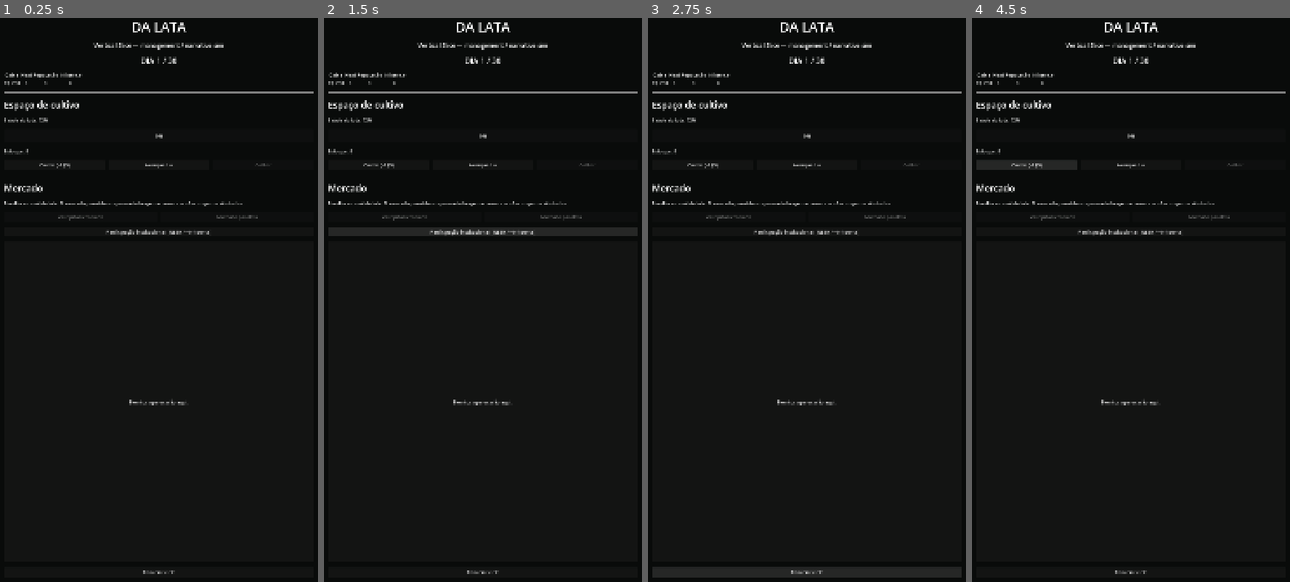
Above: before the commit, frames 1-4 (left to right).
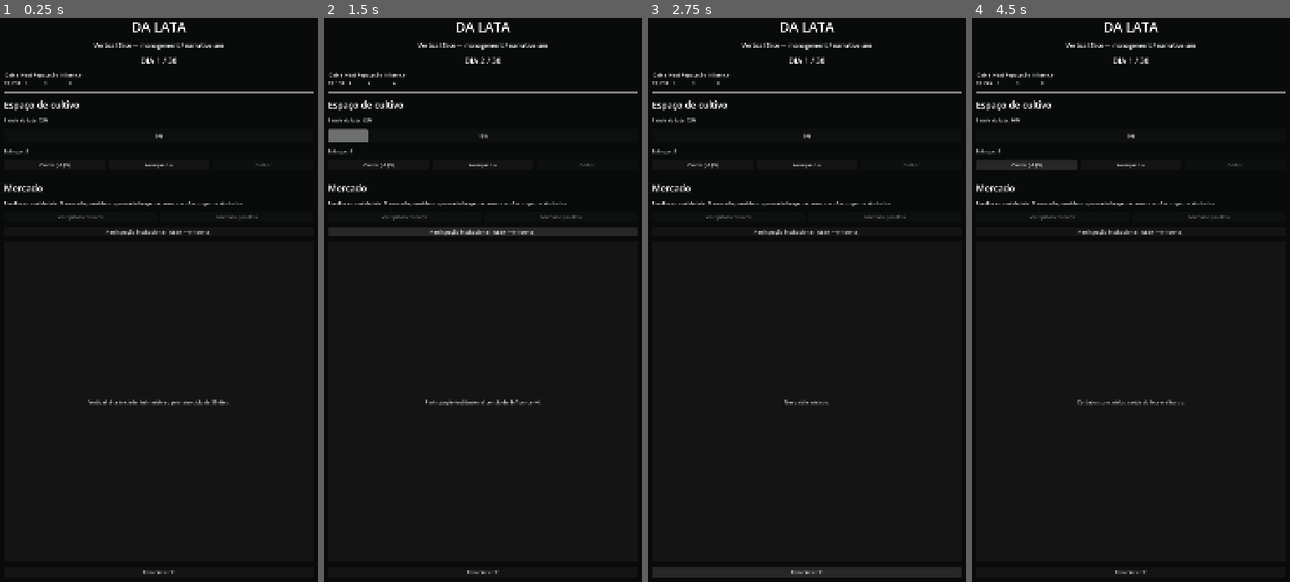
Above: after the commit, the same moments.

Repository: az1nn/growing-rio
Game: Godot game, scene res://scenes/main/main.tscn
Same seed, same stepped clock (60 frames per second), same inputs: the game is played once before the commit and once after it.
Inputs:
- Up to frame 1 (0.25 s): no input
- Up to frame 2 (1.5 s): click "Avançar dia" at 0.5 s; click "Participação institucional (-…" at 1.25 s
- Up to frame 3 (2.75 s): click "Reiniciar ciclo" at 2 s
- Up to frame 4 (4.5 s): click "Reiniciar ciclo" at 2.75 s; click "Reiniciar ciclo" at 3.5 s; click "Cuidar (-R$5)" at 4.25 s

The runs differ from the first frame. In frame 1, 0.2% of the frame differs, in the area x 27-72%, y 67-69%; in frame 2, 0.5%, in the area x 1-69%, y 6-69%; in frame 3, less than 0.1%; in frame 4, 0.1%.
Error before the commit: Parse Error: Function "_reset_rng()" not found in base self. (res://autoload/game_state.gd:57)

Commit message:
fix: restore complete room state orchestration

Diff:
--- a/autoload/game_state.gd
+++ b/autoload/game_state.gd
@@ -128,7 +128,7 @@
     var loaded_active_room_id: String
 
     if version == 1:
-        var legacy_cultivation_v1 := _legacy_cultivation_v1_from_snapshot(snapshot)
+        var legacy_cultivation_v1 := _legacy_cultivation_from_snapshot(snapshot)
         if legacy_cultivation_v1.is_empty():
             return false
         loaded_rooms = [
@@ -151,7 +151,7 @@
                 String(room["definition_id"]),
             ))
 
-        var legacy_cultivation_v2 := _legacy_cultivation_v2_from_snapshot(snapshot)
+        var legacy_cultivation_v2 := _legacy_cultivation_from_snapshot(snapshot)
         if legacy_cultivation_v2.is_empty():
             return false
         if not _set_room_cultivation(
@@ -260,3 +260,260 @@
     if day > MAX_DAYS or cash < -100:
         game_over = true
         _post("Fim do ciclo. Reinicie para tentar outra estratégia.")
+    else:
+        _post("Dia %d começou." % day)
+    state_changed.emit()
+
+func harvest() -> void:
+    if game_over:
+        return
+
+    var cultivation := _active_cultivation()
+    var transition: Dictionary = cultivation_service.harvest(
+        int(cultivation["grow_day"]),
+        float(cultivation["grow_health"]),
+        int(cultivation["inventory"]),
+        active_cultivar,
+        rng,
+    )
+    if not transition["changed"]:
+        _post(transition["message"])
+        return
+
+    cultivation["grow_day"] = transition["grow_day"]
+    cultivation["grow_health"] = transition["grow_health"]
+    cultivation["cared_today"] = transition["cared_today"]
+    cultivation["inventory"] = transition["inventory"]
+    cultivation["batch_quality"] = transition["batch_quality"]
+    _write_active_cultivation(cultivation)
+    reputation += transition["reputation_delta"]
+    _post("Lote concluído: %d unidades, qualidade %s." % [inventory, quality_label()])
+    state_changed.emit()
+
+func sell_legal() -> void:
+    _sell_to_buyer(LICENSED_BUYER)
+
+func sell_parallel() -> void:
+    _sell_to_buyer(PARALLEL_BUYER)
+
+func civic_engagement() -> void:
+    if game_over:
+        return
+    const COST := 80
+    if cash < COST:
+        _post("Capital insuficiente para a ação institucional.")
+        return
+    cash -= COST
+    influence += 4.0
+    reputation += 2.0
+    _post("Participação institucional concluída: Influence +4.")
+    state_changed.emit()
+
+func quality_label() -> String:
+    if batch_quality >= 0.9:
+        return "Boutique"
+    if batch_quality >= 0.75:
+        return "Premium"
+    if batch_quality >= 0.55:
+        return "Boa"
+    return "Comum"
+
+func progress_ratio() -> float:
+    return clampf(float(grow_day) / float(current_cycle_days()), 0.0, 1.0)
+
+func _sell_to_buyer(buyer: BuyerDefinition) -> void:
+    if game_over:
+        return
+
+    var cultivation := _active_cultivation()
+    var transition: Dictionary = economy_service.resolve_sale(
+        int(cultivation["inventory"]),
+        float(cultivation["batch_quality"]),
+        buyer,
+    )
+    if not transition["changed"]:
+        _post(transition["message"])
+        return
+
+    cash += transition["cash_delta"]
+    reputation = maxf(0.0, reputation + transition["reputation_delta"])
+    influence = maxf(0.0, influence + transition["influence_delta"])
+    heat = clampf(heat + transition["heat_delta"], 0.0, 100.0)
+    cultivation["inventory"] = transition["inventory"]
+    cultivation["batch_quality"] = transition["batch_quality"]
+    _write_active_cultivation(cultivation)
+    _post(transition["message"])
+    state_changed.emit()
+
+func _roll_event() -> void:
+    var roll := rng.randi_range(0, 99)
+    if roll < 9:
+        var cultivation := _active_cultivation()
+        cultivation["grow_health"] = clampf(
+            float(cultivation["grow_health"]) - 0.08,
+            0.15,
+            1.0,
+        )
+        _write_active_cultivation(cultivation)
+        _post("Evento: falha de equipamento reduziu a saúde do lote.")
+    elif roll < 16:
+        cash += 35
+        _post("Evento: pequeno bônus operacional, +R$ 35.")
+    elif roll < 21 and heat > 25.0:
+        cash -= 45
+        heat = maxf(0.0, heat - 8.0)
+        _post("Evento: pressão regulatória gerou custo extraordinário.")
+
+func _resolve_cultivar(content_id: StringName) -> CultivarDefinition:
+    if content_id == DEFAULT_CULTIVAR.id:
+        return DEFAULT_CULTIVAR
+    return null
+
+func _room_definition_catalog() -> Dictionary:
+    return {
+        String(DEFAULT_ROOM_DEFINITION.id): DEFAULT_ROOM_DEFINITION,
+        String(COMPACT_ROOM_DEFINITION.id): COMPACT_ROOM_DEFINITION,
+    }
+
+func _default_room_states() -> Array:
+    return [
+        _new_room_state(
+            "room_1",
+            String(DEFAULT_ROOM_DEFINITION.id),
+        ),
+    ]
+
+func _new_room_state(
+    instance_id: String,
+    definition_id: String,
+    cultivation_override: Dictionary = {},
+) -> Dictionary:
+    var cultivation: Dictionary
+    if cultivation_override.is_empty():
+        cultivation = cultivation_service.initial_state(DEFAULT_CULTIVAR)
+        cultivation["active_cultivar_id"] = String(DEFAULT_CULTIVAR.id)
+    else:
+        cultivation = cultivation_override.duplicate(true)
+
+    return {
+        "instance_id": instance_id,
+        "definition_id": definition_id,
+        "cultivation": cultivation,
+    }
+
+func _legacy_cultivation_from_snapshot(snapshot: Dictionary) -> Dictionary:
+    var cultivar := _resolve_cultivar(StringName(snapshot["active_cultivar_id"]))
+    if cultivar == null:
+        _post("Save inválido: cultivar desconhecido.")
+        return {}
+
+    return {
+        "active_cultivar_id": String(cultivar.id),
+        "grow_day": int(snapshot["grow_day"]),
+        "grow_health": float(snapshot["grow_health"]),
+        "cared_today": bool(snapshot["cared_today"]),
+        "inventory": int(snapshot["inventory"]),
+        "batch_quality": float(snapshot["batch_quality"]),
+    }
+
+func _active_cultivation() -> Dictionary:
+    var room := _find_room(rooms, active_room_id)
+    if room.is_empty():
+        var fallback: Dictionary = cultivation_service.initial_state(DEFAULT_CULTIVAR)
+        fallback["active_cultivar_id"] = String(DEFAULT_CULTIVAR.id)
+        return fallback
+    return Dictionary(room["cultivation"]).duplicate(true)
+
+func _write_active_cultivation(cultivation: Dictionary) -> void:
+    if _set_room_cultivation(rooms, active_room_id, cultivation):
+        _sync_active_room_cache()
+
+func _set_room_cultivation(
+    room_list: Array,
+    instance_id: String,
+    cultivation: Dictionary,
+) -> bool:
+    for index in range(room_list.size()):
+        var room_value = room_list[index]
+        if typeof(room_value) != TYPE_DICTIONARY:
+            continue
+        var room: Dictionary = room_value
+        if String(room.get("instance_id", "")) != instance_id:
+            continue
+        room["cultivation"] = cultivation.duplicate(true)
+        room_list[index] = room
+        return true
+    return false
+
+func _find_room(room_list: Array, instance_id: String) -> Dictionary:
+    for room_value in room_list:
+        if typeof(room_value) != TYPE_DICTIONARY:
+            continue
+        var room: Dictionary = room_value
+        if String(room.get("instance_id", "")) == instance_id:
+            return room
+    return {}
+
+func _sync_active_room_cache() -> void:
+    var room := _find_room(rooms, active_room_id)
+    if room.is_empty():
+        return
+
+    var cultivation: Dictionary = room["cultivation"]
+    var cultivar := _resolve_cultivar(
+        StringName(cultivation.get("active_cultivar_id", "")),
+    )
+    if cultivar == null:
+        return
+
+    active_cultivar = cultivar
+    grow_day = int(cultivation.get("grow_day", 0))
+    grow_health = float(cultivation.get("grow_health", 0.72))
+    cared_today = bool(cultivation.get("cared_today", false))
+    inventory = int(cultivation.get("inventory", 0))
+    batch_quality = float(cultivation.get("batch_quality", 0.0))
+
+func _has_room(instance_id: String) -> bool:
+    return _room_list_has_instance(rooms, instance_id)
+
+func _room_list_has_instance(room_list: Array, instance_id: String) -> bool:
+    for room_value in room_list:
+        if typeof(room_value) != TYPE_DICTIONARY:
+            continue
+        var room: Dictionary = room_value
+        if String(room.get("instance_id", "")) == instance_id:
+            return true
+    return false
+
+func _rooms_have_known_definitions(room_list: Array) -> bool:
+    var catalog := _room_definition_catalog()
+    for room_value in room_list:
+        if typeof(room_value) != TYPE_DICTIONARY:
+            return false
+        var room: Dictionary = room_value
+        var definition_id := String(room.get("definition_id", ""))
+        if not catalog.has(definition_id):
+            return false
+    return true
+
+func _rooms_have_known_cultivars(room_list: Array) -> bool:
+    for room_value in room_list:
+        if typeof(room_value) != TYPE_DICTIONARY:
+            return false
+        var room: Dictionary = room_value
+        if typeof(room.get("cultivation")) != TYPE_DICTIONARY:
+            return false
+        var cultivation: Dictionary = room["cultivation"]
+        var cultivar_id := StringName(cultivation.get("active_cultivar_id", ""))
+        if _resolve_cultivar(cultivar_id) == null:
+            return false
+    return true
+
+func _reset_rng() -> void:
+    if simulation_seed >= 0:
+        rng.seed = simulation_seed
+    else:
+        rng.randomize()
+
+func _post(text: String) -> void:
+    message_posted.emit(text)
